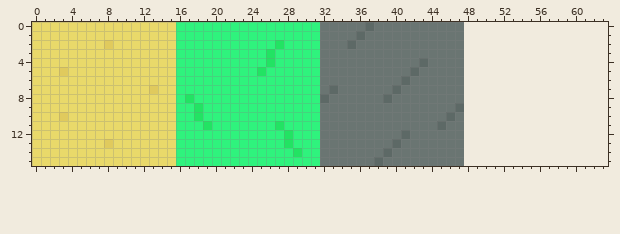
Edited in one commit: pixel-art file (Assets/_Project/Art/Aseprite/World Assets/ASE Island Tiles.aseprite). This is how it looked before the edit.
48x16 pixels, 1 frame. The old version is drawn lined up with the new one, on the new canvas.
New version:
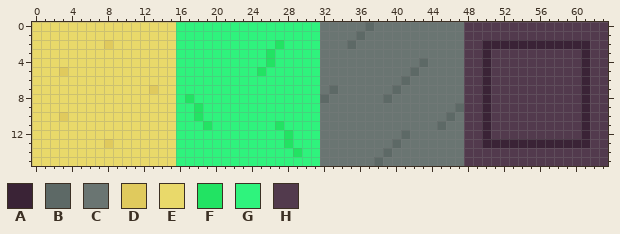
Palette (. is transparent): A #3a2336  B #5d6966  C #6a7572  D #e0ca5d  E #e9d96a  F #22e363  G #2ff37d  H #523a4d
Changes in this commit:
canvas 48x16 -> 64x16
y 0..1: x 48..63 ................ -> HHHHHHHHHHHHHHHH
y 2: x 48..63 ................ -> HHAAAAAAAAAAAAHH
y 3..12: x 48..63 ................ -> HHAHHHHHHHHHHAHH
y 13: x 48..63 ................ -> HHAAAAAAAAAAAAHH
y 14..15: x 48..63 ................ -> HHHHHHHHHHHHHHHH
Where, in picture pixels (left, top, right, bottom), the same in both pictures:
added: (464, 22, 608, 166)
